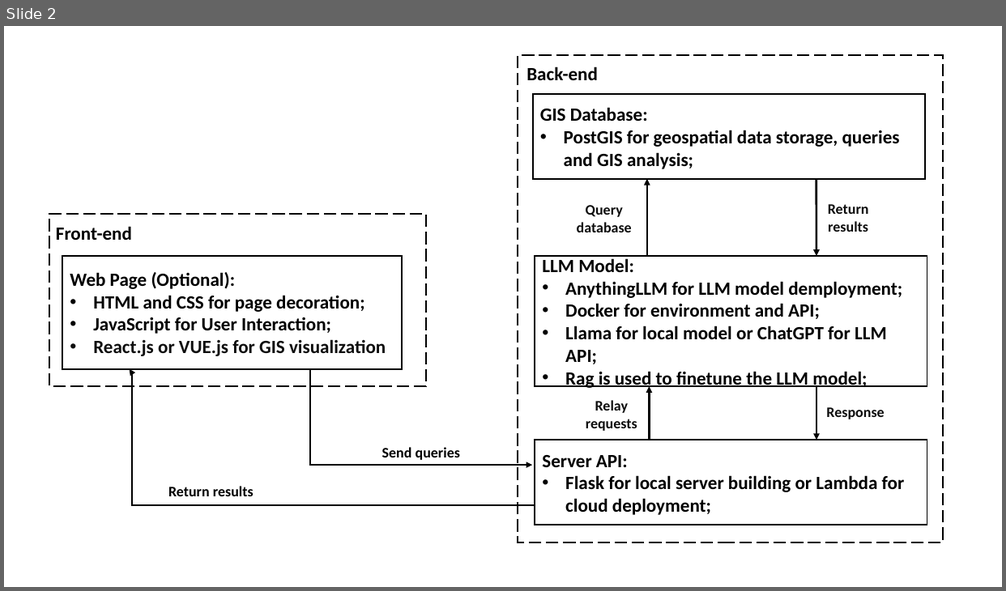
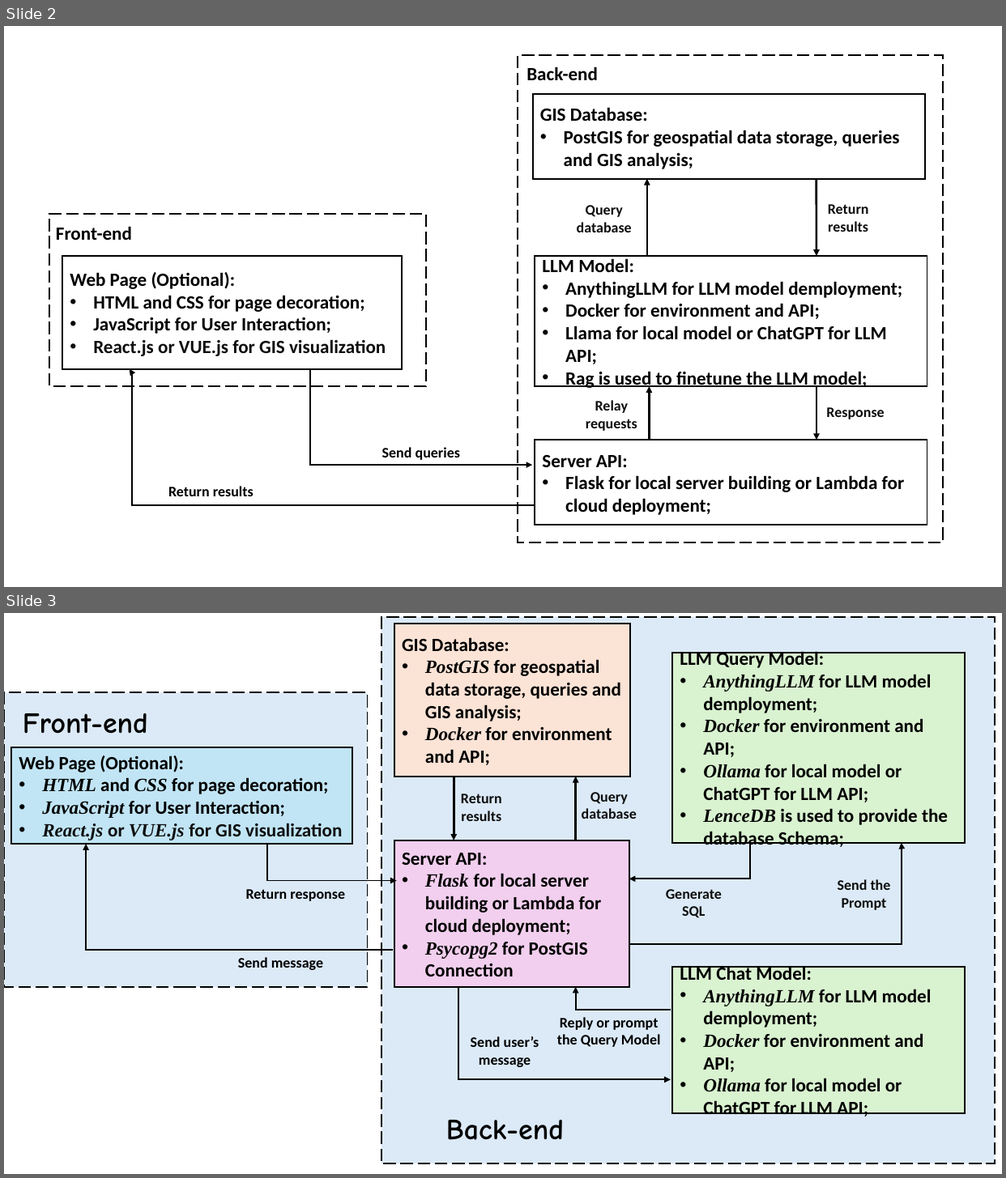
Before and after one commit to YuchengLiu-Alex/gis-llm-project, a slide deck: documents/Midterm Report/figs/figures.pptx. Shown one above the other, each under a label of ours: slide 2 before the commit, slides 2 and 3 after it. The pictures are 1006x591 and 1006x1178 pixels, drawn with LibreOffice and Linux fonts; fonts in the diff are those of the drawing. Boxes give left, top, right and bottom in pixels: in the first picture for what was removed or moved away, otherwise in the second. Text is boxed around its words. In the diff, an @@ line names an element or a change of style, - is before the commit and + after.

Commit message:
Database

```diff
--- a/documents/Midterm Report/figs/figures.pptx
+++ b/documents/Midterm Report/figs/figures.pptx
@@ slide 3 added at [4, 613, 1002, 1174], background #FFFFFF @@
@@ group added at [4, 617, 995, 1164]: 10 texts, 7 rectangles, 6 elbow arrows, 2 arrows @@
+Web Page (Optional):
+• HTML and CSS for page decoration;
+• JavaScript for User Interaction;
+• React.js or VUE.js for GIS visualization
+LLM Query Model:
+• AnythingLLM for LLM model demployment;
+• Docker for environment and API;
+• Ollama for local model or ChatGPT for LLM API;
+• LenceDB is used to provide the database Schema;
+Server API:
+• Flask for local server building or Lambda for cloud deployment;
+• Psycopg2 for PostGIS Connection
+GIS Database:
+• PostGIS for geospatial data storage, queries and GIS analysis;
+• Docker for environment and API;
+Send message
+Generate SQL
+Send the Prompt
+Query database
+Return results
+Return response
+Front-end
+Back-end
+LLM Chat Model:
+• AnythingLLM for LLM model demployment;
+• Docker for environment and API;
+• Ollama for local model or ChatGPT for LLM API;
+Send user’s message
+Reply or prompt the Query Model
```
Also in this commit, not shown: 11 other files.
